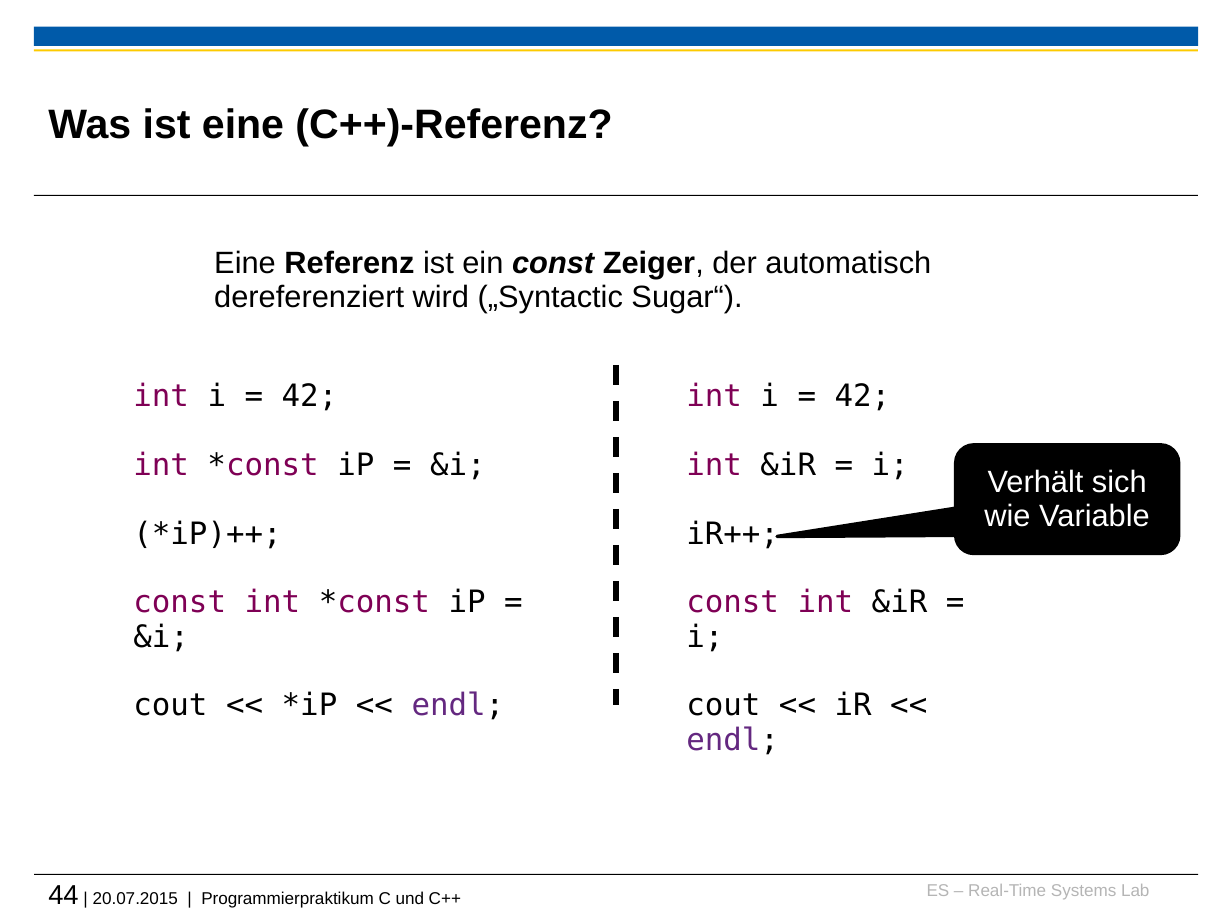
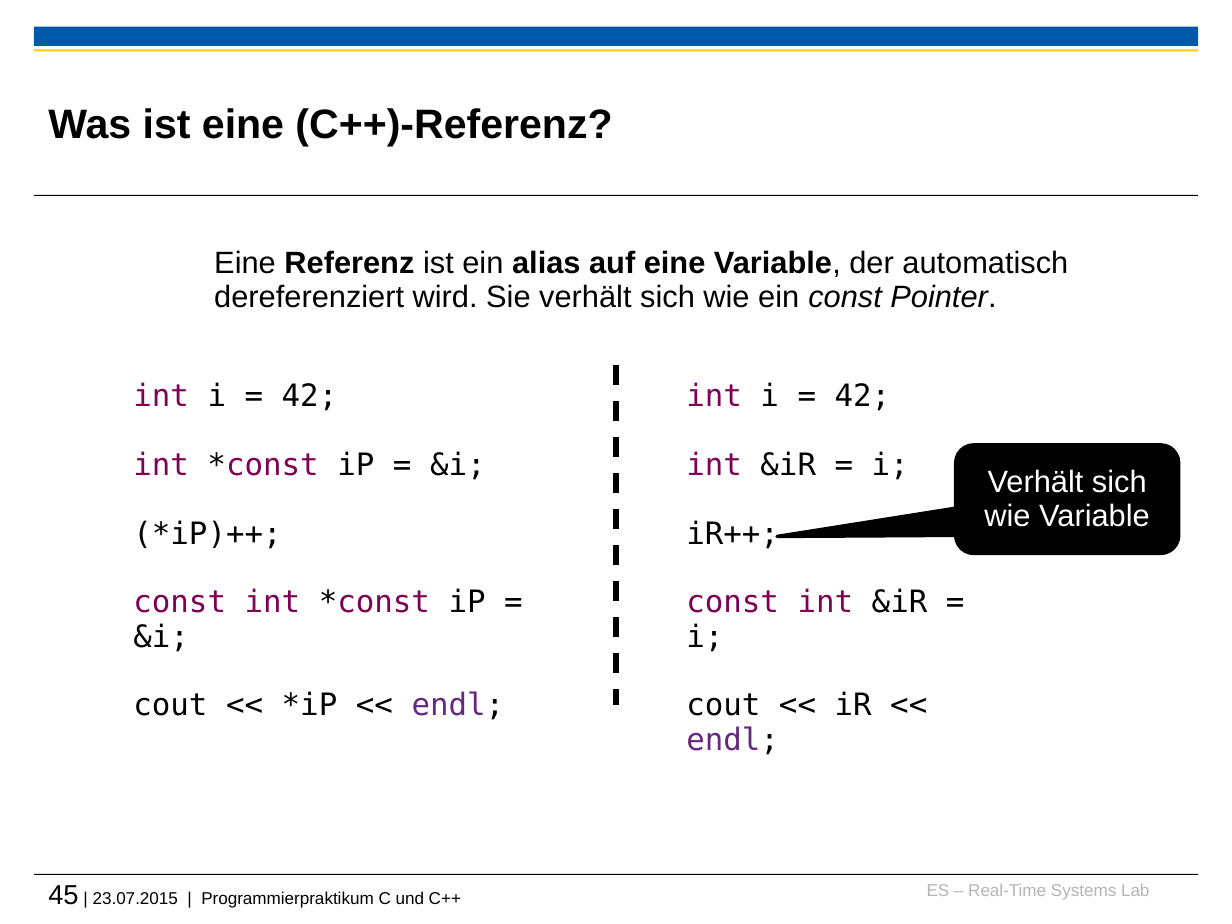
Before and after one commit to h82k/tud-cppp, a slide deck: slide 45 of vorlesung/cppp_lecture.pptx (slide 44 before the commit). Drawn at 1232x924 pixels with LibreOffice and Linux fonts; fonts in the diff are those of the drawing; background and template pictures are left out. Boxes give left, top, right and bottom in pixels: in the first picture for what was removed or moved away, otherwise in the second. Text is boxed around its words. In the diff, an @@ line names an element or a change of style, - is before the commit and + after.

```diff
--- a/vorlesung/cppp_lecture.pptx
+++ b/vorlesung/cppp_lecture.pptx
@@ text at [214, 250, 1068, 308]: text changed @@
-  Eine Referenz ist ein const Zeiger, der automatisch dereferenziert wird („Syntactic Sugar“).
+  Eine Referenz ist ein alias auf eine Variable, der automatisch dereferenziert wird. Sie verhält sich wie ein const Pointer.
@@ text at [48, 885, 461, 908]: text changed @@
-44 | 20.07.2015 | Programmierpraktikum C und C++
+45 | 23.07.2015 | Programmierpraktikum C und C++
```
Also in this commit, not shown: 3 other slides changed, 2 slides added, 1 other file.
